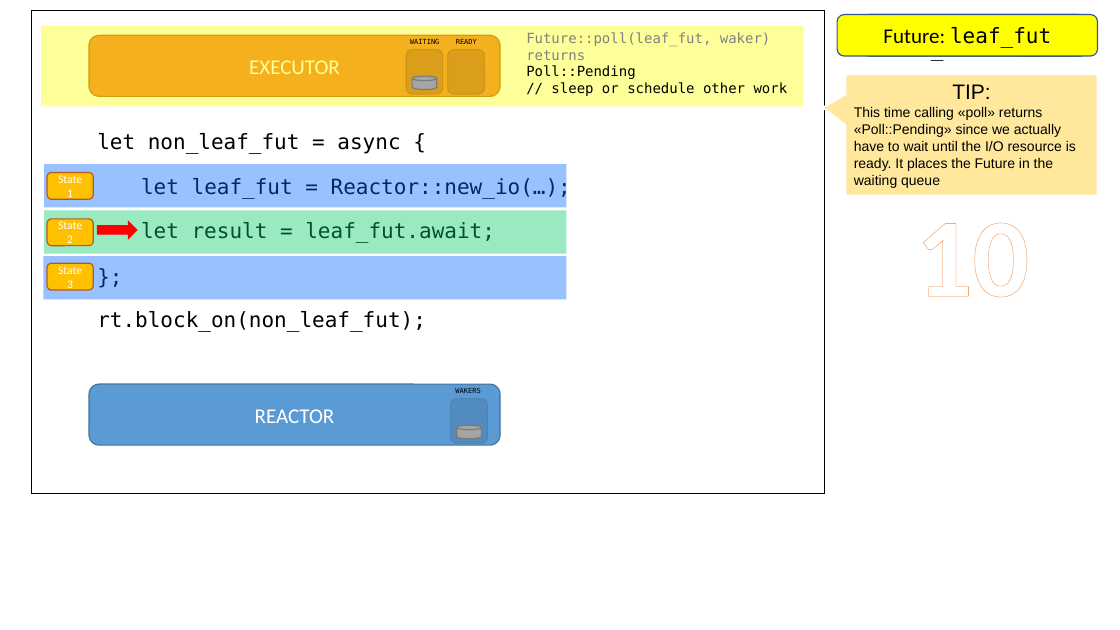
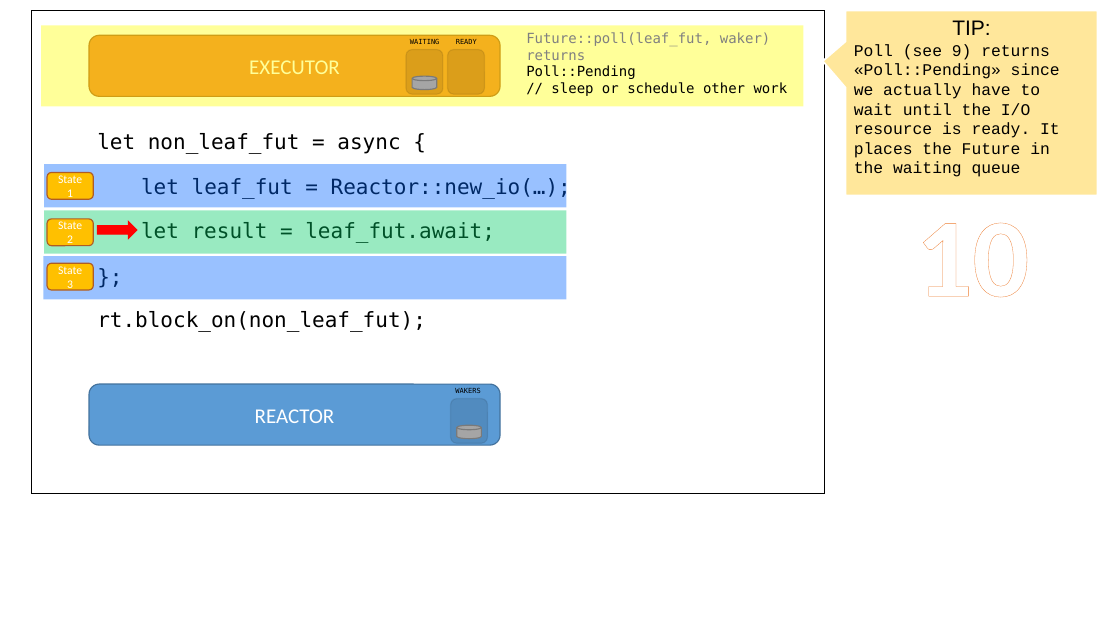
Before and after one commit to pedromfedricci/books-futures-explained, a slide deck: slide 11 of resources/futures_animation.pptx. Drawn at 1120x630 pixels with LibreOffice and Linux fonts; fonts in the diff are those of the drawing. Boxes give left, top, right and bottom in pixels: in the first picture for what was removed or moved away, otherwise in the second. Text is boxed around its words. In the diff, an @@ line names an element or a change of style, - is before the commit and + after.

```diff
--- a/resources/futures_animation.pptx
+++ b/resources/futures_animation.pptx
@@ rounded rectangle removed at [838,14,1098,55] @@
-Future: leaf_fut
@@ speech box "TIP:": place and size @@
-speech box "TIP:" at [846,75,1098,196]
+speech box "TIP:" at [846,11,1098,196]
@@ rounded rectangle removed at [862,14,1084,55] @@
-Future: main_fut
@@ rounded rectangle removed at [862,14,1088,55] @@
-Future: io_resource
@@ text in speech box at [854,44,1060,177]: text changed; size 12 to 14 pt; font Arial to Courier New @@
-This time calling «poll» returns «Poll::Pending» since we actually have to wait until the I/O resource is ready. It places the Future in the waiting queue
+Poll (see 9) returns «Poll::Pending» since we actually have to wait until the I/O resource is ready. It places the Future in the waiting queue
```
Also in this commit, not shown: 18 other slides changed, 20 other files.
